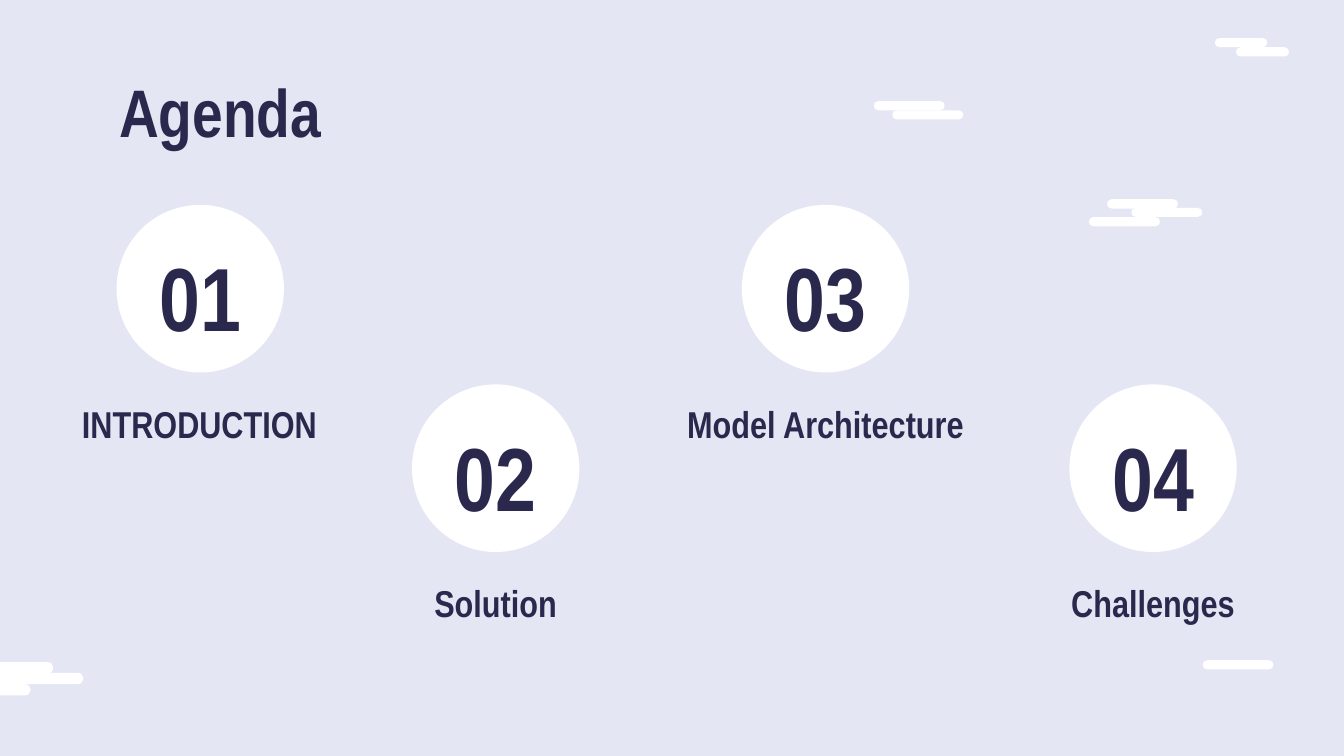
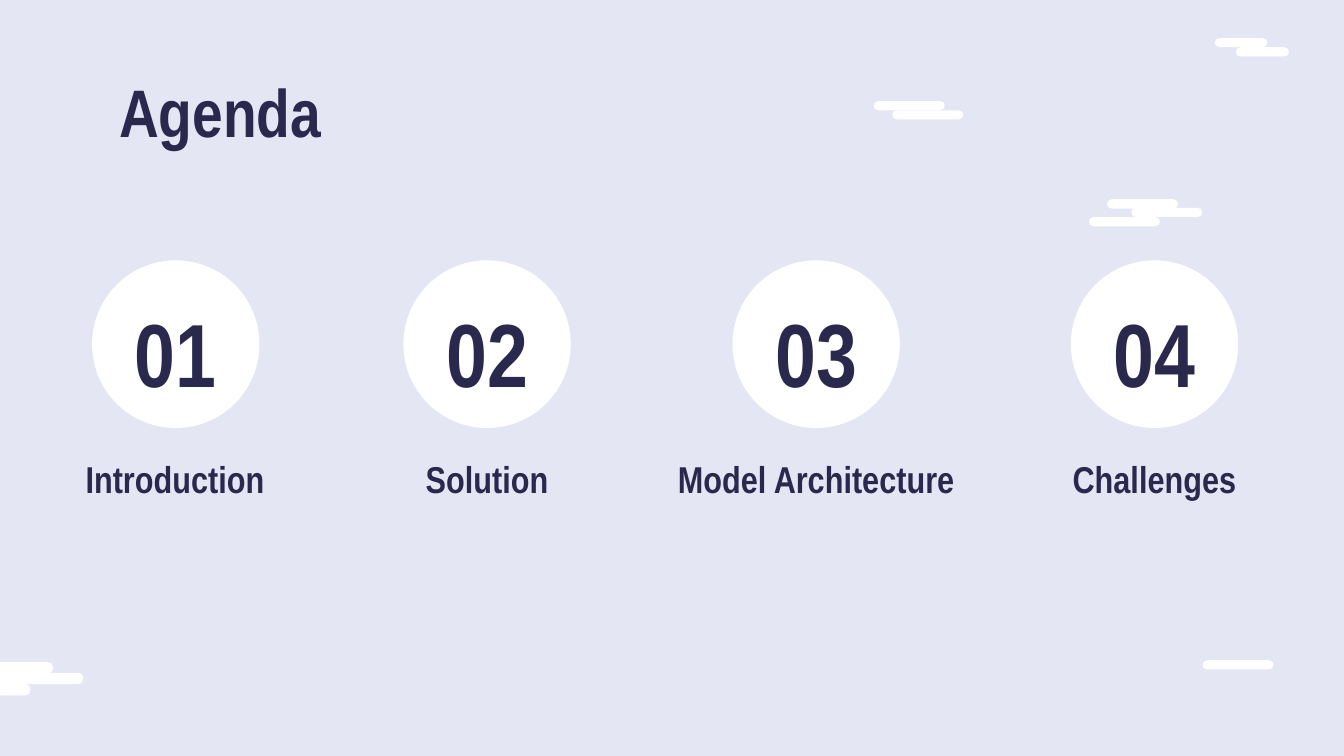
Before and after one commit to Roman-G-579/GPTalk, a slide deck: slide 2 of Capstone Project Phase A 24-1-D-11.pptx. Drawn at 1344x756 pixels with LibreOffice and Linux fonts; fonts in the diff are those of the drawing. Boxes give left, top, right and bottom in pixels: in the first picture for what was removed or moved away, otherwise in the second. Text is boxed around its words. In the diff, an @@ line names an element or a change of style, - is before the commit and + after.

```diff
--- a/Capstone Project Phase A 24-1-D-11.pptx
+++ b/Capstone Project Phase A 24-1-D-11.pptx
@@ rounded rectangle: place and size @@
-rounded rectangle at [117,204,285,372]
+rounded rectangle at [91,261,259,429]
@@ 1 title, 1 subtitle, 1 rounded rectangle: place and size @@
-1 title, 1 subtitle, 1 rounded rectangle at [413,384,581,618]
+1 title, 1 subtitle, 1 rounded rectangle at [403,261,571,494]
@@ 1 title, 1 subtitle, 1 rounded rectangle: place and size @@
-1 title, 1 subtitle, 1 rounded rectangle at [687,204,963,439]
+1 title, 1 subtitle, 1 rounded rectangle at [678,261,954,494]
@@ rounded rectangle: place and size @@
-rounded rectangle at [1070,384,1238,552]
+rounded rectangle at [1071,261,1239,429]
@@ title "01": place and size @@
-title "01" at [159,268,241,332]
+title "01" at [135,324,217,388]
@@ text "04": place and size @@
-text "04" at [1112,448,1194,512]
+text "04" at [1114,324,1196,388]
@@ text "Challenges": place and size @@
-text "Challenges" at [1071,590,1234,624]
+text "Challenges" at [1073,466,1236,500]
@@ subtitle at [86,466,265,494]: text changed @@
-INTRODUCTION
+Introduction
```
Also in this commit, not shown: 1 other slide changed, 1 slide added, 1 other file.
